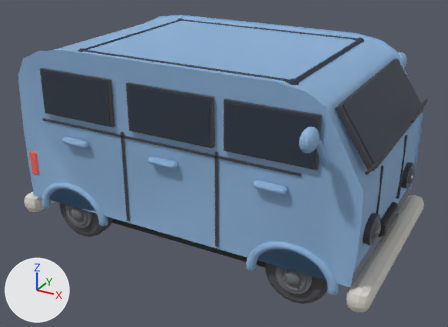
The glTF model assets/models/06-van/06-van.glb, before and after one commit.
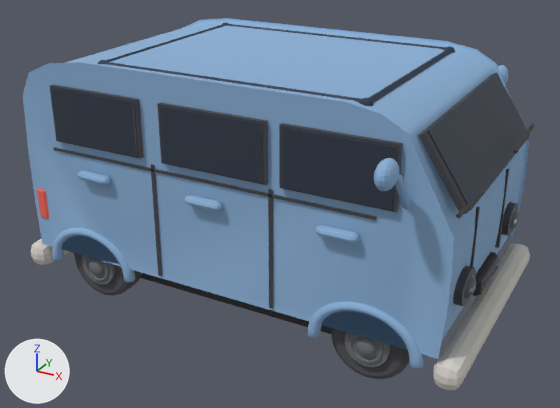
The first picture shows the older version from a 50 mm lens placed at (1.43, -2.59, 1.67), pointed at (0.03, -0.04, 0.4). The close-ups show the older and then the newer version on the part from 0% to 100% of the width and 0% to 100% of the height of that picture. Only the edits that show in the close-ups are written down. Lighting does not change. The marker at lower left points along +X, +Y and +Z. Vertices at exactly the same position are counted once.

Objects in the first close-up: 'ArchLip_x+0.60_L', 'Body', 'BumperF', 'FrontWinGlass_L', 'FrontWinTrim_L', 'GutterB', 'GutterCorner_+0.54_+0.42', 'GutterCorner_+0.54_-0.42', 'GutterCorner_-0.51_+0.42', 'GutterCorner_-0.51_-0.42', 'GutterF', 'GutterL', 'GutterR', 'RearWinGlass_L', 'RearWinTrim_L', 'SlideWinGlass_L', 'SlideWinTrim_L', 'Tire_x+0.60_L', 'WindshieldGlass', 'WindshieldTrim', 'Wiper_L' and 34 more.
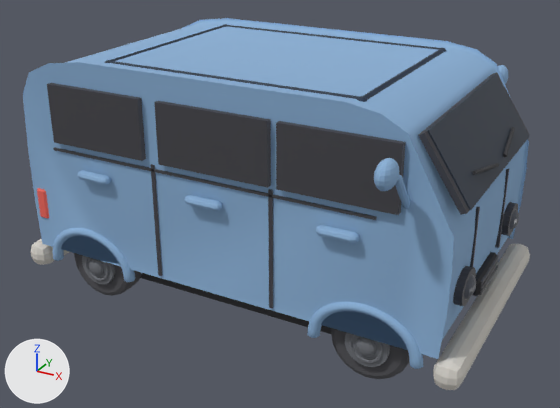
Not visible in the close-ups: 'GutterCorner_-0.50_+0.40'.

The change, as a diff of the scene's bpy script:
```diff
--- a/assets/models/06-van/06-van.glb.py
+++ b/assets/models/06-van/06-van.glb.py
@@ me_frontwintrim_l_mesh @@
-me_frontwintrim_l_mesh.from_pydata(...)  # 8 vertices, 12 faces; spans x 0.287..0.693, y -0.518..-0.498, z 0.696..0.914
+me_frontwintrim_l_mesh.from_pydata(...)  # 8 vertices, 12 faces; spans x 0.277..0.703, y -0.522..-0.498, z 0.69..0.92
+# me_frontwintrim_l_mesh part 1: the whole mesh is scaled about its middle by (1.05, 1.2, 1.05), then moved by (0.0, -0.002, 0.0)
 me_frontwintrim_l_mesh.materials.append(mat_trim)
@@ me_slidewintrim_l_mesh @@
-me_slidewintrim_l_mesh.from_pydata(...)  # 8 vertices, 12 faces; spans x -0.194..0.234, y -0.518..-0.498, z 0.696..0.914
+me_slidewintrim_l_mesh.from_pydata(...)  # 8 vertices, 12 faces; spans x -0.204..0.244, y -0.522..-0.498, z 0.69..0.92
+# me_slidewintrim_l_mesh part 2: the whole mesh is rebuilt
 me_slidewintrim_l_mesh.materials.append(mat_trim)
@@ me_rearwintrim_l_mesh @@
-me_rearwintrim_l_mesh.from_pydata(...)  # 8 vertices, 12 faces; spans x -0.693..-0.287, y -0.518..-0.498, z 0.696..0.914
+me_rearwintrim_l_mesh.from_pydata(...)  # 8 vertices, 12 faces; spans x -0.703..-0.277, y -0.522..-0.498, z 0.69..0.92
+# me_rearwintrim_l_mesh part 3: the whole mesh is rebuilt
 me_rearwintrim_l_mesh.materials.append(mat_trim)
@@ me_rearwinglass_l_mesh @@
-me_rearwinglass_l_mesh.from_pydata(...)  # 8 vertices, 12 faces; spans x -0.68..-0.3, y -0.524..-0.502, z 0.703..0.907
+me_rearwinglass_l_mesh.from_pydata(...)  # 8 vertices, 12 faces; spans x -0.68..-0.3, y -0.512..-0.492, z 0.703..0.907
+# me_rearwinglass_l_mesh part 4: the whole mesh is rebuilt
 me_rearwinglass_l_mesh.materials.append(mat_glass)
@@ ob_gutterf @@
 ob_gutterf = bpy.data.objects.new('GutterF', me_cube_002)
-ob_gutterf.location = (0.54, 0.0, 1.172)
+ob_gutterf.location = (0.515, 0.0, 1.172)
@@ ob_gutterb @@
 ob_gutterb = bpy.data.objects.new('GutterB', me_cube_003)
-ob_gutterb.location = (-0.51, 0.0, 1.172)
+ob_gutterb.location = (-0.5, 0.0, 1.172)
@@ ob_gutterr @@
 ob_gutterr = bpy.data.objects.new('GutterR', me_cube_004)
-ob_gutterr.location = (0.015, 0.42, 1.172)
+ob_gutterr.location = (0.007, 0.4, 1.172)
@@ ob_gutterl @@
 ob_gutterl = bpy.data.objects.new('GutterL', me_cube_005)
-ob_gutterl.location = (0.015, -0.42, 1.172)
+ob_gutterl.location = (0.007, -0.4, 1.172)
@@ ob_guttercorner__0_54__0_42 @@
-ob_guttercorner__0_54__0_42 = bpy.data.objects.new('GutterCorner_+0.54_+0.42', me_sphere)
@@ ob_guttercorner__0_54__0_42_1 @@
-ob_guttercorner__0_54__0_42_1 = bpy.data.objects.new('GutterCorner_+0.54_-0.42', me_sphere_001)
@@ ob_guttercorner__0_51__0_42 @@
-ob_guttercorner__0_51__0_42 = bpy.data.objects.new('GutterCorner_-0.51_+0.42', me_sphere_002)
@@ ob_guttercorner__0_51__0_42_1 @@
-ob_guttercorner__0_51__0_42_1 = bpy.data.objects.new('GutterCorner_-0.51_-0.42', me_sphere_003)
@@ ob_wiper_l @@
 ob_wiper_l = bpy.data.objects.new('Wiper_L', me_cylinder_001)
-ob_wiper_l.location = (0.912, -0.49, 0.885)
+ob_wiper_l.location = (0.868, -0.155, 0.871)
@@ ob_guttercorner__0_50__0_40_1 @@
+ob_guttercorner__0_50__0_40_1 = bpy.data.objects.new('GutterCorner_-0.50_-0.40', me_sphere_003_1)  # an icosphere of 80 faces spanning x -0.018..0.018, y -0.018..0.018, z -0.1931..-0.1639; in mat_gutter (dark blue #27364b)
+ob_guttercorner__0_50__0_40_1.location = (-0.5, -0.4, 1.172)
@@ ob_guttercorner__0_50__0_40 @@
+ob_guttercorner__0_50__0_40 = bpy.data.objects.new('GutterCorner_-0.50_+0.40', me_sphere_003_1.copy())
+ob_guttercorner__0_50__0_40.location = (-0.5, 0.4, 1.172)
@@ ob_guttercorner__0_52__0_40_1 @@
+ob_guttercorner__0_52__0_40_1 = bpy.data.objects.new('GutterCorner_+0.52_-0.40', me_sphere_001_1)  # an icosphere of 80 faces spanning x -0.018..0.018, y -0.018..0.018, z -0.1931..-0.1639; in mat_gutter (dark blue #27364b)
+ob_guttercorner__0_52__0_40_1.location = (0.515, -0.4, 1.172)
@@ ob_guttercorner__0_52__0_40 @@
+ob_guttercorner__0_52__0_40 = bpy.data.objects.new('GutterCorner_+0.52_+0.40', me_sphere_1)  # an icosphere of 80 faces spanning x -0.018..0.018, y -0.018..0.018, z -0.1931..-0.1639; in mat_gutter (dark blue #27364b)
+ob_guttercorner__0_52__0_40.location = (0.515, 0.4, 1.172)
```

Changed parts and their boxes (x1, y1, x2, y2) in the close-ups (560 x 408 px; the box of a moved part takes in the faces that stretch with it):
'FrontWinTrim_L', rescaled: before (279, 123, 402, 212); after (276, 121, 406, 215)
'SlideWinTrim_L', reshaped (6% taller): before (157, 103, 268, 185); after (154, 101, 271, 188)
'RearWinTrim_L', reshaped: before (50, 85, 144, 159); after (47, 83, 146, 161)
'GutterL', moved: before (105, 62, 362, 103); after (110, 61, 359, 99)
'GutterF', moved: before (369, 49, 452, 103); after (363, 49, 444, 100)
'GutterR', moved: before (228, 24, 446, 50); after (226, 25, 439, 50)
'GutterB', moved: before (106, 24, 225, 62); after (111, 25, 225, 61)
'Wiper_L', moved: before (456, 191, 485, 218); after (472, 163, 499, 175)
'GutterCorner_+0.54_-0.42', deleted: before (360, 98, 373, 106)
'GutterCorner_+0.52_-0.40', added: after (357, 96, 367, 102)
'GutterCorner_+0.54_+0.42', deleted: before (445, 46, 455, 53)
'GutterCorner_-0.51_-0.42', deleted: before (98, 60, 107, 64)
'GutterCorner_-0.50_-0.40', added: after (104, 60, 111, 63)
'GutterCorner_+0.52_+0.40', added: after (439, 48, 446, 52)
'GutterCorner_-0.51_+0.42', deleted: before (223, 22, 229, 26)
part 4 of me_rearwinglass_l_mesh, moved or reshaped (not visible afterwards): before (51, 88, 137, 157)
'FrontWinGlass_L', unchanged, covered by the edit: before (282, 127, 396, 210)
'SlideWinGlass_L', unchanged, covered by the edit: before (160, 107, 262, 183)
